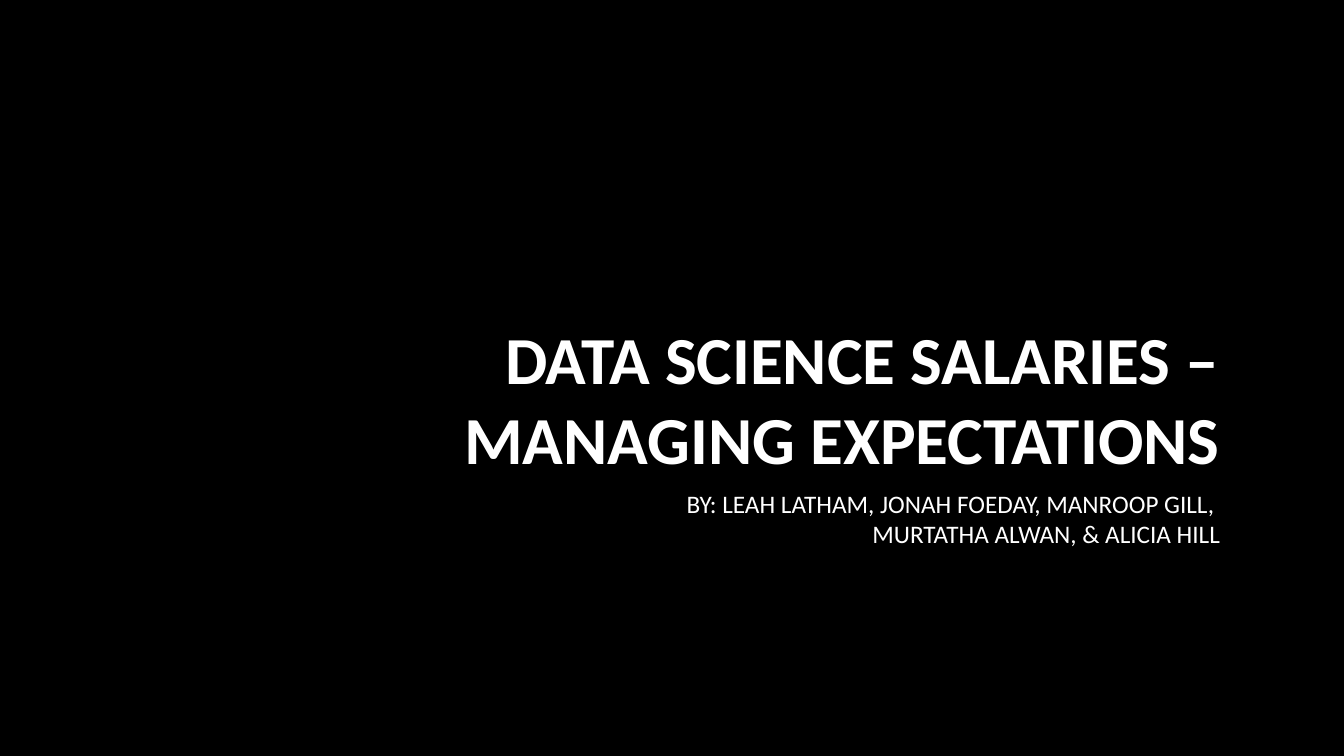
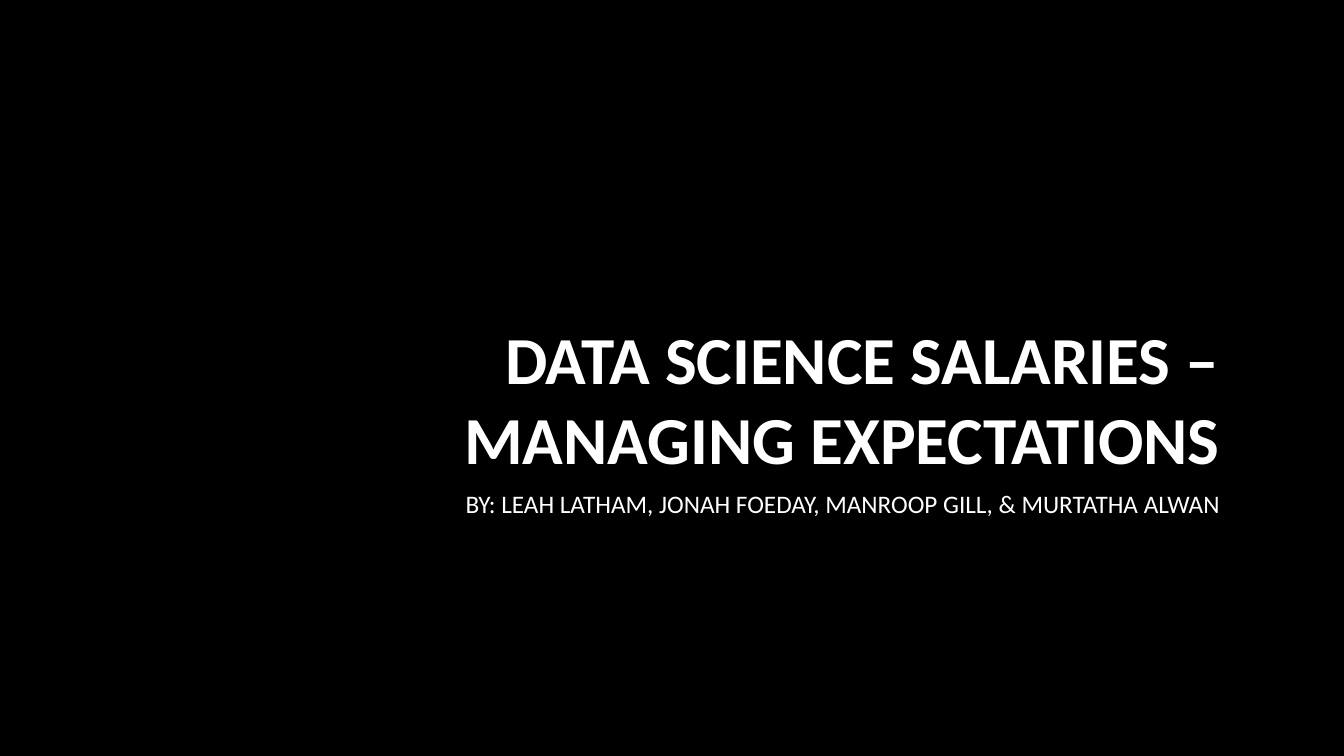
Before and after one commit to lathamlm/project-01, a slide deck: slide 1 of project_01_presentation.pptx. Drawn at 1344x756 pixels with LibreOffice and Linux fonts; fonts in the diff are those of the drawing; background and template pictures are left out. Boxes give left, top, right and bottom in pixels: in the first picture for what was removed or moved away, otherwise in the second. Text is boxed around its words. In the diff, an @@ line names an element or a change of style, - is before the commit and + after.

```diff
--- a/project_01_presentation.pptx
+++ b/project_01_presentation.pptx
@@ subtitle at [466,496,1220,516]: text changed @@
-BY: LEAH LATHAM, JONAH FOEDAY, MANROOP GILL,
-MURTATHA ALWAN, & ALICIA HILL
+BY: LEAH LATHAM, JONAH FOEDAY, MANROOP GILL, & MURTATHA ALWAN
```
Also in this commit, not shown: 7 other slides changed, 3 slides added, 1 slide removed, 3 other files.
